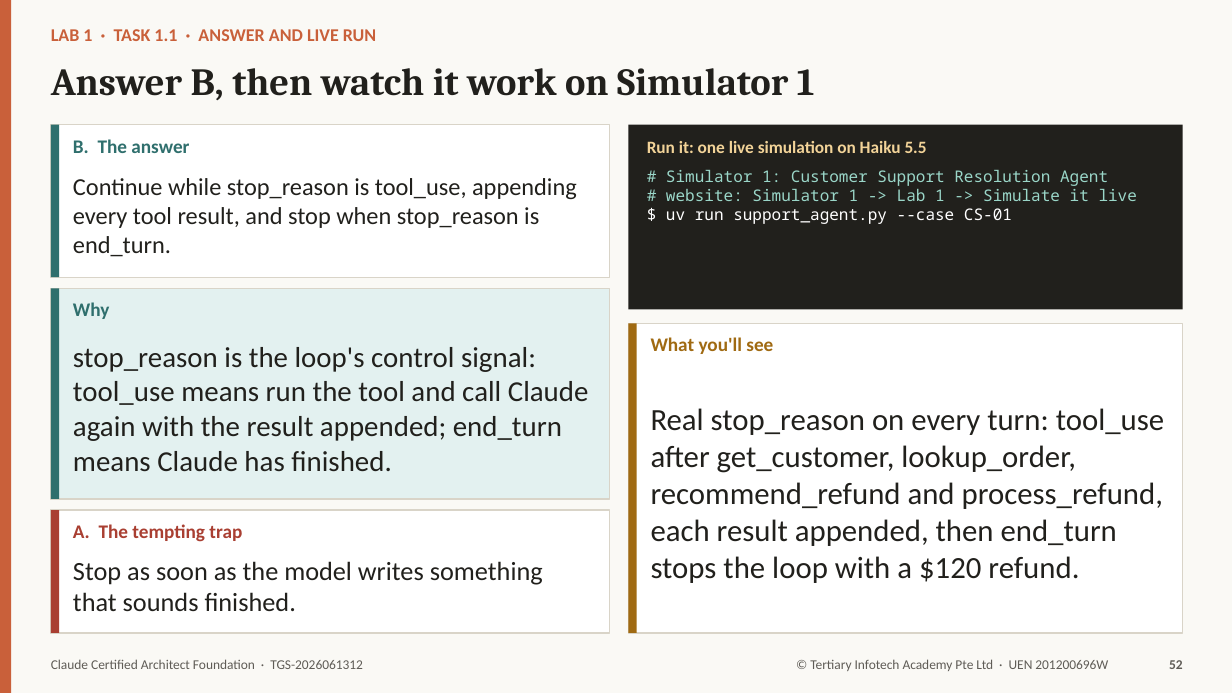
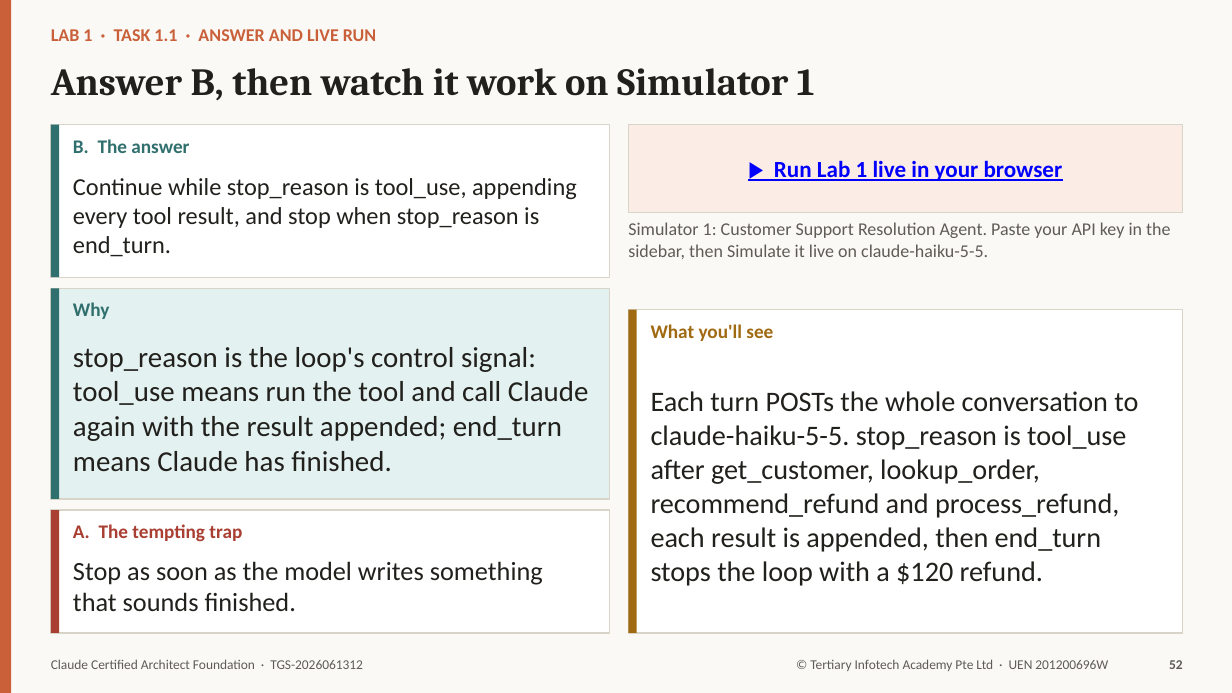
Before and after one commit to tertiarycourses/TGS-2026061312-Claude-Certified-Architect-Foundation, a slide deck: slide 52 of courseware/TGS-2026061312-Claude-Certified-Architect-Foundation-Trainer-Slides-v3.0.pptx. Drawn at 1232x693 pixels with LibreOffice and Linux fonts; fonts in the diff are those of the drawing. Boxes give left, top, right and bottom in pixels: in the first picture for what was removed or moved away, otherwise in the second. Text is boxed around its words. In the diff, an @@ line names an element or a change of style, - is before the commit and + after.

```diff
--- a/courseware/TGS-2026061312-Claude-Certified-Architect-Foundation-Trainer-Slides-v3.0.pptx
+++ b/courseware/TGS-2026061312-Claude-Certified-Architect-Foundation-Trainer-Slides-v3.0.pptx
@@ rectangle "▶ Run Lab 1 live ...": place and size @@
-rectangle "▶ Run Lab 1 live ..." at bbox=[628, 125, 1183, 310]
+rectangle "▶ Run Lab 1 live ..." at bbox=[628, 125, 1183, 213]
@@ rectangle "▶ Run Lab 1 live ..." at bbox=[628, 125, 1183, 213]: fill #21201C to #FBEDE6; outline none to #D9D4C8 1 pt @@
@@ text removed at bbox=[666, 170, 1137, 224] @@
-# Simulator 1: Customer Support Resolution Agent
-# website: Simulator 1 -> Lab 1 -> Simulate it live
-$ uv run support_agent.py --case CS-01
@@ text in rectangle at bbox=[774, 160, 1063, 181]: text added @@
+▶ Run Lab 1 live in your browser
@@ text at bbox=[628, 222, 1170, 259]: text changed; size 13.5 to 14 pt; text colour #F2D398 to #5F5C56; bold off @@
-Run it: one live simulation on Haiku 5.5
+Simulator 1: Customer Support Resolution Agent. Paste your API key in the sidebar, then Simulate it live on claude-haiku-5-5.
@@ rectangle: place and size @@
-rectangle at bbox=[628, 323, 1183, 633]
+rectangle at bbox=[628, 310, 1183, 633]
@@ rectangle: place and size @@
-rectangle at bbox=[628, 323, 637, 633]
+rectangle at bbox=[628, 310, 637, 633]
@@ text "What you'll see": place and size @@
-text "What you'll see" at bbox=[651, 337, 773, 354]
+text "What you'll see" at bbox=[651, 324, 773, 341]
@@ text at bbox=[651, 391, 1138, 586]: text changed; size 24 to 22 pt @@
-Real stop_reason on every turn: tool_use after get_customer, lookup_order, recommend_refund and process_refund, each result appended, then end_turn stops the loop with a $120 refund.
+Each turn POSTs the whole conversation to claude-haiku-5-5. stop_reason is tool_use after get_customer, lookup_order, recommend_refund and process_refund, each result is appended, then end_turn stops the loop with a $120 refund.
```
Also in this commit, not shown: 176 other slides changed, 33 slides added, 1 other file.
